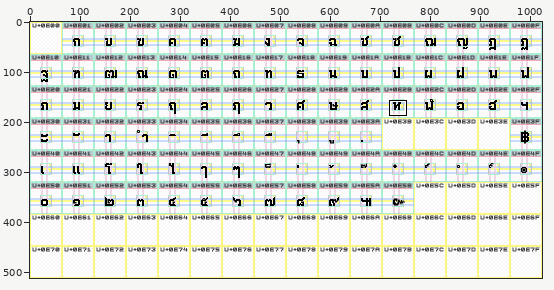
A pixel-art file gets an edit: src/Thai/design.aseprite. Above, an overview of the earlier version with the close-up marked.
Close-up. Earlier state:
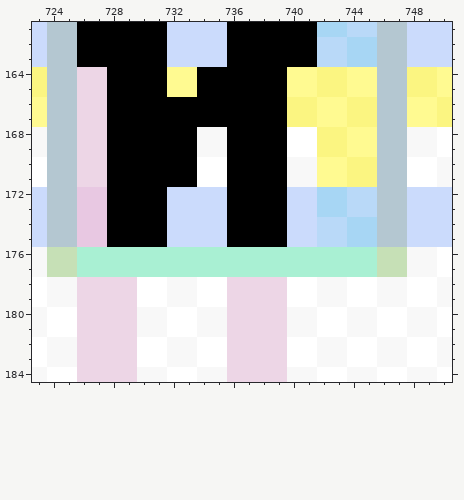
1024x512 pixels, 1 frame. Shown: x 723..750, y 161..184. The commit also changed other parts of the picture, which this record leaves out.
The same view after the edit:
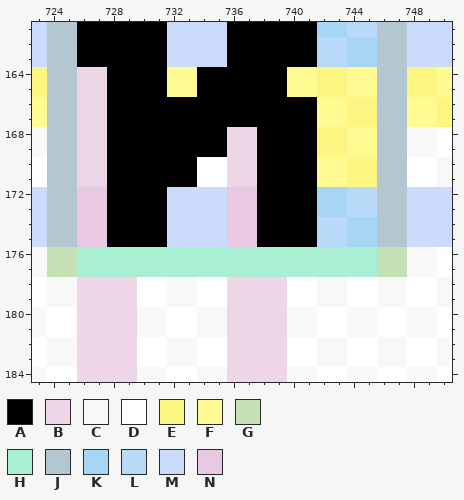
Palette (. is transparent): A #000000  B #edd6e6  C #f8f8f8  D #ffffff  E #fbf581  F #fffa91  G #c6e0b6  H #a9f0d3  J #b4c7d1  K #a7d6f4  L #b9d9f8  M #cbdbfc  N #e8c8e2
The edit:
{"where": "layer \"Graphics/Seafront/Regular\""}
{"y":166,"x":740,"old":"EE","new":"AA"}
{"y":167,"x":740,"old":"EE","new":"AA"}
{"y":168,"x":734,"old":"CCAA","new":"AABB"}
{"y":168,"x":740,"old":"DD","new":"AA"}
{"y":169,"x":734,"old":"CCAA","new":"AABB"}
{"y":169,"x":740,"old":"DD","new":"AA"}
{"y":170,"x":736,"old":"AA","new":"BB"}
{"y":170,"x":740,"old":"CC","new":"AA"}
{"y":171,"x":736,"old":"AA","new":"BB"}
{"y":171,"x":740,"old":"CC","new":"AA"}
{"y":172,"x":736,"old":"AA","new":"NN"}
{"y":172,"x":740,"old":"MM","new":"AA"}
{"y":173,"x":736,"old":"AA","new":"NN"}
{"y":173,"x":740,"old":"MM","new":"AA"}
{"y":174,"x":736,"old":"AA","new":"NN"}
{"y":174,"x":740,"old":"MM","new":"AA"}
{"y":175,"x":736,"old":"AA","new":"NN"}
{"y":175,"x":740,"old":"MM","new":"AA"}
